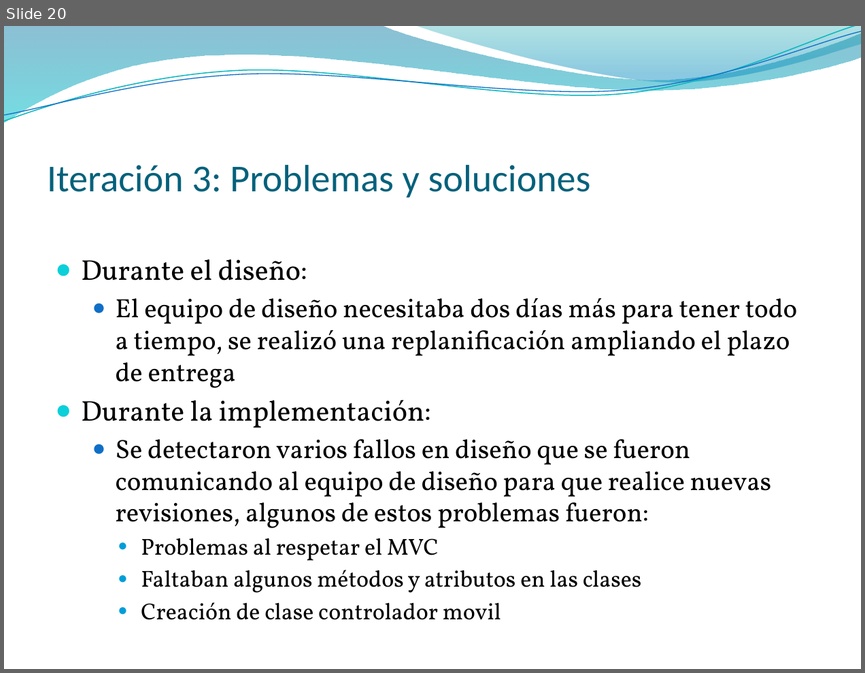
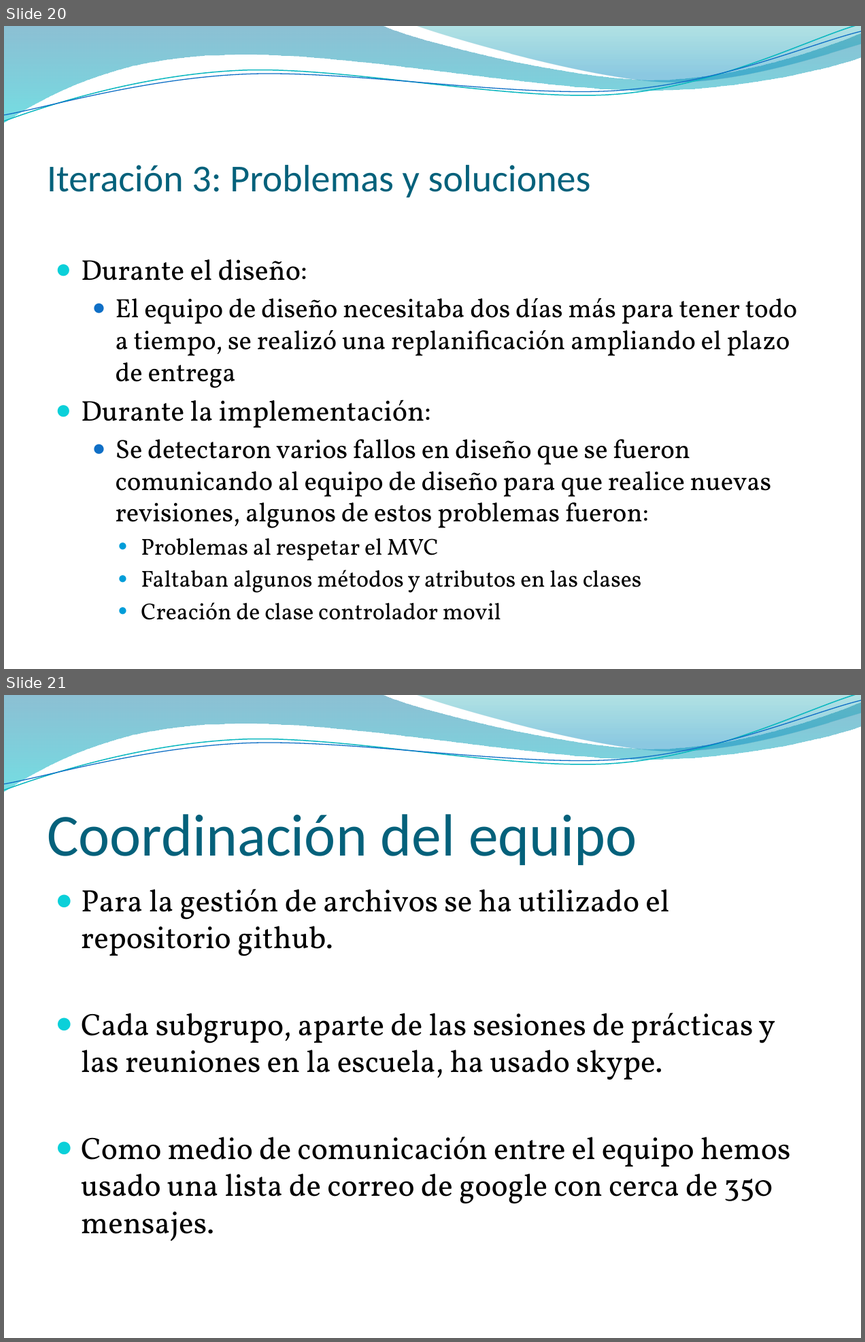
Before and after one commit to olmo/ISIII, a slide deck: Presentacion ISII.pptx. Shown one above the other, each under a label of ours: slide 20 before the commit, slides 20 and 21 after it. The pictures are 865x673 and 865x1342 pixels, drawn with LibreOffice and Linux fonts; fonts in the diff are those of the drawing; background and template pictures are left out. Boxes give left, top, right and bottom in pixels: in the first picture for what was removed or moved away, otherwise in the second. Text is boxed around its words. In the diff, an @@ line names an element or a change of style, - is before the commit and + after.

```diff
--- a/Presentacion ISII.pptx
+++ b/Presentacion ISII.pptx
@@ slide 21 added at [4, 695, 861, 1338], background picture (left out); not listed: 4 template elements that a slide beside it also shows @@
@@ title added at [47, 814, 636, 865], 50 pt, text #04617B @@
+Coordinación del equipo
@@ text added at [81, 889, 791, 1240], 26 pt, text #000000 @@
+● Para la gestión de archivos se ha utilizado el repositorio github.
+● Cada subgrupo, aparte de las sesiones de prácticas y las reuniones en la escuela, ha usado skype.
+● Como medio de comunicación entre el equipo hemos usado una lista de correo de google con cerca de 350 mensajes.
```
Also in this commit, not shown: 2 slides changed, 1 other file.
